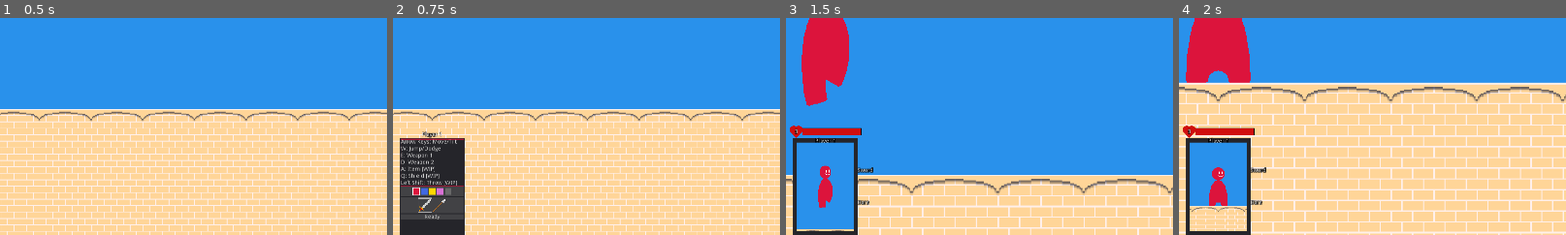
Above: before the commit, frames 1-4 (left to right).
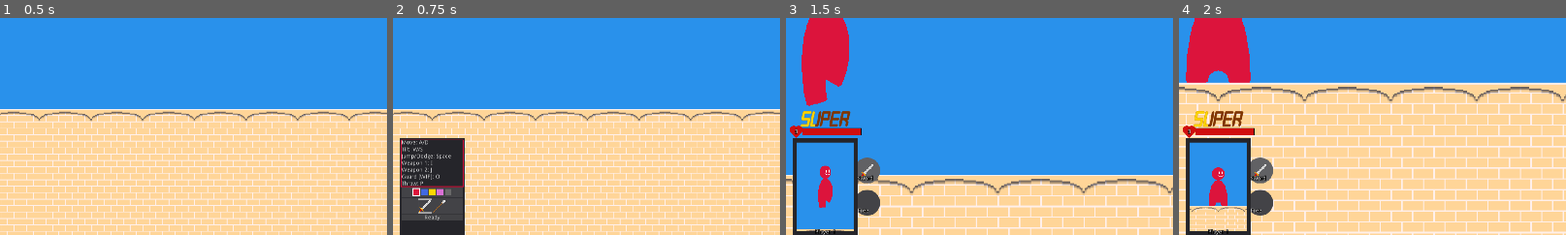
Above: after the commit, the same moments.

Repository: Essojadojef/offhand-champion
Game: Godot game, scene res://fight_gui.tscn
Same seed, same stepped clock (60 frames per second), same inputs: the game is played once before the commit and once after it. The engine's default icon, where the game draws it, is replaced by a stand-in: a white triangle on a blue panel in a dark square.
Inputs (mouse positions are % of the whole screen's width and height, from its top left):
- Up to frame 1 (0.5 s): no input
- Up to frame 2 (0.75 s): tap Enter at 0.5 s; move the mouse to (72, 45) at 0.52 s; hold Right (ui_right) from 0.53 s (still down); tap P at 0.6 s; click (72, 45) at 0.67 s
- Up to frame 3 (1.5 s): tap Space at 0.77 s; release Right (ui_right) at 1.25 s; click "Ready" at 1.25 s
- Up to frame 4 (2 s): no input
The pictures show only the part of the screen within x 45-95%, y 50-100%; the shares and areas given below are measured in that part.

Frame 1 is identical in both runs. In frame 2, 2.0% of the frame differs, in the area x 2-19%, y 52-94%; in frame 3, 1.9%; in frame 4, 1.9%.

Commit message:
Changes to player panels.
Now root node of panels have these requirements.
Minimum size set to 0, 0. Expand horizontal size flag set.

Changes to player_gameplay_panel.tscn:
Added icon and background to weapon slot.

Changes to player_setup_panel.tscn:
Controls and selected color are picked from Globals.Player settings.

Diff:
--- a/fight_gui.tscn
+++ b/fight_gui.tscn
@@ -69,7 +69,6 @@
 anchor_top = 1.0
 anchor_right = 1.0
 anchor_bottom = 1.0
-margin_top = -240.0
 grow_vertical = 0
 alignment = 1
 __meta__ = {
--- a/ui/player_gameplay_panel.tscn
+++ b/ui/player_gameplay_panel.tscn
@@ -1,12 +1,11 @@
-[gd_scene load_steps=6 format=2]
+[gd_scene load_steps=7 format=2]
 
 [ext_resource path="res://ui/health.png" type="Texture" id=1]
 [ext_resource path="res://ui/super_1.png" type="Texture" id=2]
-
-
+[ext_resource path="res://ui/weapon_background.png" type="Texture" id=3]
 
 [sub_resource type="GDScript" id=1]
-script/source = "extends Panel
+script/source = "extends Control
 
 var controller
 
@@ -25,17 +24,13 @@
 	$Health.value = player.health / player.max_health * $Health.max_value
 	$Lives/Label.text = str(player.lives)
 
-	#if get_player_entity().weapons[0]:
-	$Weapon1.show()
-	$Weapon1.text = player.get_weapon_node(0).name
-	#else:
-	#	$Weapon1.hide()
-
-	#if get_player_entity().weapons[1]:
-	$Weapon2.show()
-	$Weapon2.text = player.get_weapon_node(1).name
-	#else:
-	#	$Weapon2.hide()
+	var weapon = player.weapons[0]
+	$Weapon1/Name.text = player.get_weapon_node(0).name if weapon else \"Free\"
+	$Weapon1/Icon.texture = Globals.get_weapon(weapon).icon if weapon else null
+
+	weapon = player.weapons[1]
+	$Weapon2/Name.text = player.get_weapon_node(1).name if weapon else \"Free\"
+	$Weapon2/Icon.texture = Globals.get_weapon(weapon).icon if weapon else null
 
 
 "
@@ -50,70 +45,36 @@
 expand_margin_top = 1.0
 expand_margin_bottom = 1.0
 
-[node name="Panel" type="Panel"]
-margin_right = 120.0
-margin_bottom = 120.0
-rect_min_size = Vector2( 160, 240 )
+[node name="Panel" type="Control"]
+anchor_top = 1.0
+anchor_right = 1.0
+anchor_bottom = 1.0
+size_flags_horizontal = 3
 script = SubResource( 1 )
 __meta__ = {
 "_edit_use_anchors_": false
 }
 
-[node name="Name" type="Label" parent="."]
-anchor_left = 0.5
-anchor_right = 0.5
-margin_left = -25.5
-margin_right = 25.5
-margin_bottom = 14.0
-grow_horizontal = 2
-grow_vertical = 2
-custom_colors/font_color_shadow = Color( 0, 0, 0, 1 )
-custom_constants/shadow_as_outline = 1
-text = "Player 1"
-__meta__ = {
-"_edit_use_anchors_": false
-}
-
-[node name="Weapon1" type="Label" parent="."]
-anchor_left = 1.0
-anchor_top = 0.5
-anchor_right = 1.0
-anchor_bottom = 0.5
-margin_top = -47.0
-margin_right = 51.0
-margin_bottom = -33.0
-grow_vertical = 2
-custom_colors/font_color_shadow = Color( 0, 0, 0, 1 )
-custom_constants/shadow_as_outline = 1
-text = "W1"
-valign = 1
-__meta__ = {
-"_edit_use_anchors_": false
-}
-
-[node name="Weapon2" type="Label" parent="."]
-anchor_left = 1.0
-anchor_top = 0.5
-anchor_right = 1.0
-anchor_bottom = 0.5
-margin_top = 33.0
-margin_right = 51.0
-margin_bottom = 47.0
-grow_vertical = 2
-custom_colors/font_color_shadow = Color( 0, 0, 0, 1 )
-custom_constants/shadow_as_outline = 1
-text = "W2"
-valign = 1
+[node name="Bg" type="Panel" parent="."]
+anchor_left = 0.5
+anchor_top = 1.0
+anchor_right = 0.5
+anchor_bottom = 1.0
+margin_left = -80.0
+margin_top = -240.0
+margin_right = 80.0
 __meta__ = {
 "_edit_use_anchors_": false
 }
 
 [node name="ViewportContainer" type="ViewportContainer" parent="."]
-anchor_right = 1.0
-anchor_bottom = 1.0
-margin_left = 10.0
-margin_top = 10.0
-margin_right = -10.0
+anchor_left = 0.5
+anchor_top = 1.0
+anchor_right = 0.5
+anchor_bottom = 1.0
+margin_left = -70.0
+margin_top = -230.0
+margin_right = 70.0
 margin_bottom = -10.0
 stretch = true
 __meta__ = {
@@ -129,11 +90,14 @@
 current = true
 
 [node name="Health" type="ProgressBar" parent="."]
-anchor_right = 1.0
-margin_left = 24.0
-margin_top = -24.0
-margin_right = 8.0
-margin_bottom = -8.0
+anchor_left = 0.5
+anchor_top = 1.0
+anchor_right = 0.5
+anchor_bottom = 1.0
+margin_left = -56.0
+margin_top = -264.0
+margin_right = 88.0
+margin_bottom = -248.0
 custom_styles/fg = SubResource( 2 )
 custom_styles/bg = SubResource( 3 )
 value = 1.0
@@ -143,9 +107,14 @@
 }
 
 [node name="Lives" type="TextureRect" parent="."]
-margin_left = -8.0
-margin_top = -32.0
-margin_right = 24.0
+anchor_left = 0.5
+anchor_top = 1.0
+anchor_right = 0.5
+anchor_bottom = 1.0
+margin_left = -88.0
+margin_top = -272.0
+margin_right = -56.0
+margin_bottom = -240.0
 texture = ExtResource( 1 )
 expand = true
 stretch_mode = 1
@@ -163,13 +132,14 @@
 valign = 1
 
 [node name="TextureProgress" type="TextureProgress" parent="."]
-visible = false
-anchor_left = 0.5
-anchor_right = 0.5
+anchor_left = 0.5
+anchor_top = 1.0
+anchor_right = 0.5
+anchor_bottom = 1.0
 margin_left = -64.0
-margin_top = -80.0
+margin_top = -320.0
 margin_right = 64.0
-margin_bottom = -16.0
+margin_bottom = -256.0
 value = 30.0
 texture_under = ExtResource( 2 )
 texture_progress = ExtResource( 2 )
@@ -177,3 +147,102 @@
 __meta__ = {
 "_edit_use_anchors_": false
 }
+
+[node name="Name" type="Label" parent="."]
+anchor_left = 0.5
+anchor_top = 1.0
+anchor_right = 0.5
+anchor_bottom = 1.0
+margin_left = -25.5
+margin_top = -14.0
+margin_right = 25.5
+grow_horizontal = 2
+grow_vertical = 2
+custom_colors/font_color_shadow = Color( 0, 0, 0, 1 )
+custom_constants/shadow_as_outline = 1
+text = "Player 1"
+__meta__ = {
+"_edit_use_anchors_": false
+}
+
+[node name="Weapon1" type="TextureRect" parent="."]
+self_modulate = Color( 0.380392, 0.380392, 0.392157, 1 )
+show_behind_parent = true
+anchor_left = 0.5
+anchor_top = 1.0
+anchor_right = 0.5
+anchor_bottom = 1.0
+margin_left = 72.0
+margin_top = -192.0
+margin_right = 136.0
+margin_bottom = -128.0
+texture = ExtResource( 3 )
+stretch_mode = 4
+__meta__ = {
+"_edit_use_anchors_": false
+}
+
+[node name="Name" type="Label" parent="Weapon1"]
+margin_left = 8.0
+margin_top = 36.0
+margin_right = 72.0
+margin_bottom = 68.0
+grow_vertical = 2
+custom_colors/font_color_shadow = Color( 0, 0, 0, 1 )
+custom_constants/shadow_as_outline = 1
+text = "Weapon 1"
+valign = 1
+__meta__ = {
+"_edit_use_anchors_": false
+}
+
+[node name="Icon" type="TextureRect" parent="Weapon1"]
+anchor_left = 0.5
+anchor_top = 0.5
+anchor_right = 0.5
+anchor_bottom = 0.5
+margin_left = -16.0
+margin_top = -16.0
+margin_right = 16.0
+margin_bottom = 16.0
+
+[node name="Weapon2" type="TextureRect" parent="."]
+self_modulate = Color( 0.262745, 0.262745, 0.278431, 1 )
+show_behind_parent = true
+anchor_left = 0.5
+anchor_top = 1.0
+anchor_right = 0.5
+anchor_bottom = 1.0
+margin_left = 72.0
+margin_top = -112.0
+margin_right = 136.0
+margin_bottom = -48.0
+texture = ExtResource( 3 )
+stretch_mode = 4
+__meta__ = {
+"_edit_use_anchors_": false
+}
+
+[node name="Name" type="Label" parent="Weapon2"]
+margin_left = 8.0
+margin_top = 36.0
+margin_right = 72.0
+margin_bottom = 68.0
+grow_vertical = 2
+custom_colors/font_color_shadow = Color( 0, 0, 0, 1 )
+custom_constants/shadow_as_outline = 1
+text = "Weapon 2"
+valign = 1
+__meta__ = {
+"_edit_use_anchors_": false
+}
+
+[node name="Icon" type="TextureRect" parent="Weapon2"]
+anchor_left = 0.5
+anchor_top = 0.5
+anchor_right = 0.5
+anchor_bottom = 0.5
+margin_left = -16.0
+margin_top = -16.0
+margin_right = 16.0
+margin_bottom = 16.0
--- a/ui/player_setup_panel.tscn
+++ b/ui/player_setup_panel.tscn
@@ -1,9 +1,11 @@
-[gd_scene load_steps=9 format=2]
+[gd_scene load_steps=10 format=2]
 
 [ext_resource path="res://ui/h_selector.gd" type="Script" id=1]
 
+[sub_resource type="Theme" id=8]
+
 [sub_resource type="GDScript" id=1]
-script/source = "extends Panel
+script/source = "extends Control
 
 signal player_ready()
 
@@ -15,21 +17,14 @@
 
 	# display controls
 	$Scroll/VBox/Controls.text = (
-		\"Arrow Keys: Move/Tilt\\n\" +
-		\"W: Jump/Dodge\\n\" +
-		\"E: Weapon 1\\n\" +
-		\"D: Weapon 2\\n\" +
-		\"A: Item [WIP]\\n\" +
-		\"Q: Shield [WIP]\\n\" +
-		\"Left Shift: Throw [WIP]\"
-		if controller.keyboard else
-		\"Left Stick: Move/Tilt\\n\" +
-		\"LB: Jump/Dodge\\n\" +
-		\"B: Weapon 1\\n\" +
-		\"A: Weapon 2\\n\" +
-		\"X: Item [WIP]\\n\" +
-		\"RB: Shield [WIP]\\n\" +
-		\"RT: Throw [WIP]\")
+		\"Move: \" + get_directional_input_name(0) + \"\\n\" +
+		\"Tilt: \" + get_directional_input_name(1) + \"\\n\" +
+		\"Jump/Dodge: \" + list_buttons(controller.button_settings.jump) + \"\\n\" +
+		\"Weapon 1: \" + list_buttons(controller.button_settings.weapon_1) + \"\\n\" +
+		\"Weapon 2: \" + list_buttons(controller.button_settings.weapon_2) + \"\\n\" +
+		#\"Item: \" + list_buttons(controller.button_settings.item) + \"\\n\" +
+		\"Guard [WIP]: \" + list_buttons(controller.button_settings.guard) + \"\\n\" +
+		\"Throw: \" + list_buttons(controller.button_settings.throw))
 
 	# color selection
 	for i in Globals.colors:
@@ -38,6 +33,8 @@
 		node.rect_min_size = Vector2(16, 16)
 		$Scroll/VBox/ColorSelection/HBox.add_child(node)
 
+	$Scroll/VBox/ColorSelection.value = Globals.colors.find(controller.color)
+
 	# weapon selection
 	var min_level = WeaponResource.Level.FLIMSY
 	var max_level = WeaponResource.Level.EFFECTIVE
@@ -61,6 +58,50 @@
 
 
 
+func get_directional_input_name(axis: int) -> String:
+	var stick = controller.stick_settings
+	if controller.keyboard:
+		return \"%s/%s\" % [
+			get_button_name(stick.left if axis == 0 else stick.up),
+			get_button_name(stick.right if axis == 0 else stick.down)]
+	else:
+		match (stick.stick_x if axis == 0 else stick.stick_y):
+			JOY_ANALOG_LX: return \"Left Stick L/R\"
+			JOY_ANALOG_LY: return \"Left Stick U/D\"
+			JOY_ANALOG_RX: return \"Right Stick L/R\"
+			JOY_ANALOG_RY: return \"Right Stick U/D\"
+			JOY_ANALOG_L2: return \"Left Trigger\"
+			JOY_ANALOG_R2: return \"Right Trigger\"
+			_ : return \"?\"
+
+func list_buttons(array: Array):
+	if array.empty():
+		return \"None\"
+
+	var text = get_button_name(array[0])
+
+	for i in range(1, array.size()):
+		text += \"/\" + get_button_name(array[i])
+
+	return text
+
+func get_button_name(index: int) -> String:
+	if controller.keyboard:
+		return OS.get_scancode_string(index)
+
+	match index:
+		JOY_XBOX_B: return \"B\"
+		JOY_XBOX_A: return \"A\"
+		JOY_XBOX_X: return \"X\"
+		JOY_XBOX_Y: return \"Y\"
+		JOY_L: return \"LB\"
+		JOY_L2: return \"LT\"
+		JOY_L3: return \"Left Stick\"
+		JOY_R: return \"RB\"
+		JOY_R2: return \"RT\"
+		JOY_R3: return \"Right Stick\"
+		_ : return \"?\"
+
 func _on_ColorSelection_value_changed(value):
 	controller.color = Globals.colors[value]
 	$Scroll.update()
@@ -108,7 +149,7 @@
 content_margin_right = 2.0
 content_margin_top = 2.0
 content_margin_bottom = 2.0
-bg_color = Color( 0.6, 0.6, 0.6, 0.25098 )
+bg_color = Color( 0.262745, 0.262745, 0.278431, 1 )
 
 [sub_resource type="StyleBoxFlat" id=5]
 bg_color = Color( 1, 1, 1, 1 )
@@ -129,19 +170,39 @@
 [sub_resource type="StyleBoxFlat" id=7]
 bg_color = Color( 0.6, 0.6, 0.6, 0.25098 )
 
-[node name="Control" type="Panel"]
-margin_right = 160.0
-margin_bottom = 240.0
-rect_min_size = Vector2( 160, 240 )
+[node name="Control" type="Control"]
+anchor_top = 1.0
+anchor_right = 1.0
+anchor_bottom = 1.0
+size_flags_horizontal = 3
+theme = SubResource( 8 )
 script = SubResource( 1 )
 __meta__ = {
 "_edit_use_anchors_": false
 }
 
+[node name="Panel" type="Panel" parent="."]
+anchor_left = 0.5
+anchor_top = 1.0
+anchor_right = 0.5
+anchor_bottom = 1.0
+margin_left = -80.0
+margin_top = -240.0
+margin_right = 80.0
+__meta__ = {
+"_edit_use_anchors_": false
+}
+
 [node name="Label" type="Label" parent="."]
-anchor_right = 1.0
-margin_top = -16.0
-margin_bottom = -2.0
+visible = false
+anchor_left = 0.5
+anchor_top = 1.0
+anchor_right = 0.5
+anchor_bottom = 1.0
+margin_left = -80.0
+margin_top = -256.0
+margin_right = 80.0
+margin_bottom = -242.0
 custom_colors/font_color_shadow = Color( 0, 0, 0, 1 )
 custom_constants/shadow_as_outline = 1
 text = "Player 1"
@@ -151,12 +212,14 @@
 }
 
 [node name="Scroll" type="ScrollContainer" parent="."]
-anchor_right = 1.0
+anchor_left = 0.5
+anchor_top = 1.0
+anchor_right = 0.5
 anchor_bottom = 1.0
-margin_left = 2.0
-margin_top = 2.0
-margin_right = -2.0
-margin_bottom = -2.0
+margin_left = -76.0
+margin_top = -236.0
+margin_right = 76.0
+margin_bottom = -4.0
 scroll_horizontal_enabled = false
 script = SubResource( 2 )
 __meta__ = {
@@ -164,27 +227,20 @@
 }
 
 [node name="VBox" type="VBoxContainer" parent="Scroll"]
-margin_right = 156.0
+margin_right = 152.0
 margin_bottom = 200.0
 size_flags_horizontal = 3
 custom_constants/separation = 2
 script = SubResource( 3 )
 
 [node name="Controls" type="Label" parent="Scroll/VBox"]
-margin_right = 156.0
-margin_bottom = 116.0
-text = "Arrow Keys: Move/Tilt
-W: Jump/Dodge
-E: Weapon 1
-D: Weapon 2
-A: Item [WIP]
-Q: Shield [WIP]
-Left Shift: Throw [WIP]"
+margin_right = 152.0
+margin_bottom = 14.0
 
 [node name="ColorSelection" type="Control" parent="Scroll/VBox"]
-margin_top = 118.0
-margin_right = 156.0
-margin_bottom = 142.0
+margin_top = 16.0
+margin_right = 152.0
+margin_bottom = 40.0
 rect_min_size = Vector2( 0, 24 )
 script = ExtResource( 1 )
 wrap_around = true
@@ -205,9 +261,9 @@
 }
 
 [node name="Weapon1Selection" type="Control" parent="Scroll/VBox"]
-margin_top = 144.0
-margin_right = 156.0
-margin_bottom = 184.0
+margin_top = 42.0
+margin_right = 152.0
+margin_bottom = 82.0
 rect_min_size = Vector2( 0, 40 )
 focus_neighbour_top = NodePath("../ReadyButton")
 script = ExtResource( 1 )
@@ -229,9 +285,9 @@
 }
 
 [node name="ReadyButton" type="Button" parent="Scroll/VBox"]
-margin_top = 186.0
-margin_right = 156.0
-margin_bottom = 200.0
+margin_top = 84.0
+margin_right = 152.0
+margin_bottom = 98.0
 focus_mode = 0
 custom_styles/pressed = SubResource( 6 )
 custom_styles/normal = SubResource( 7 )
Binary file added: ui/weapon_background.png
Not shown, added: ui/weapon_background.png.import
